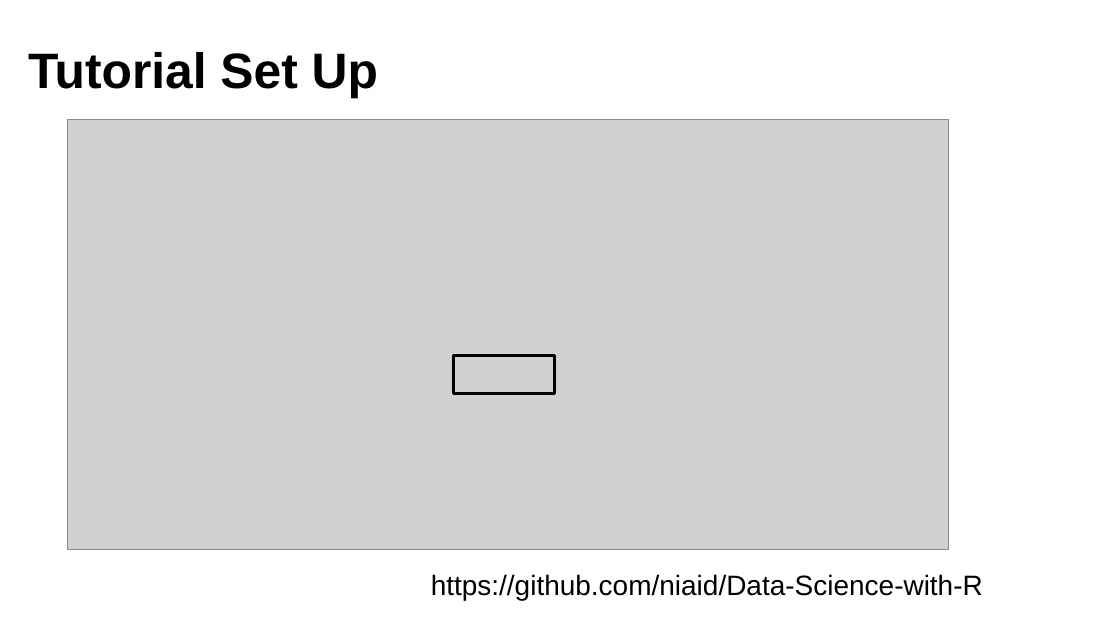
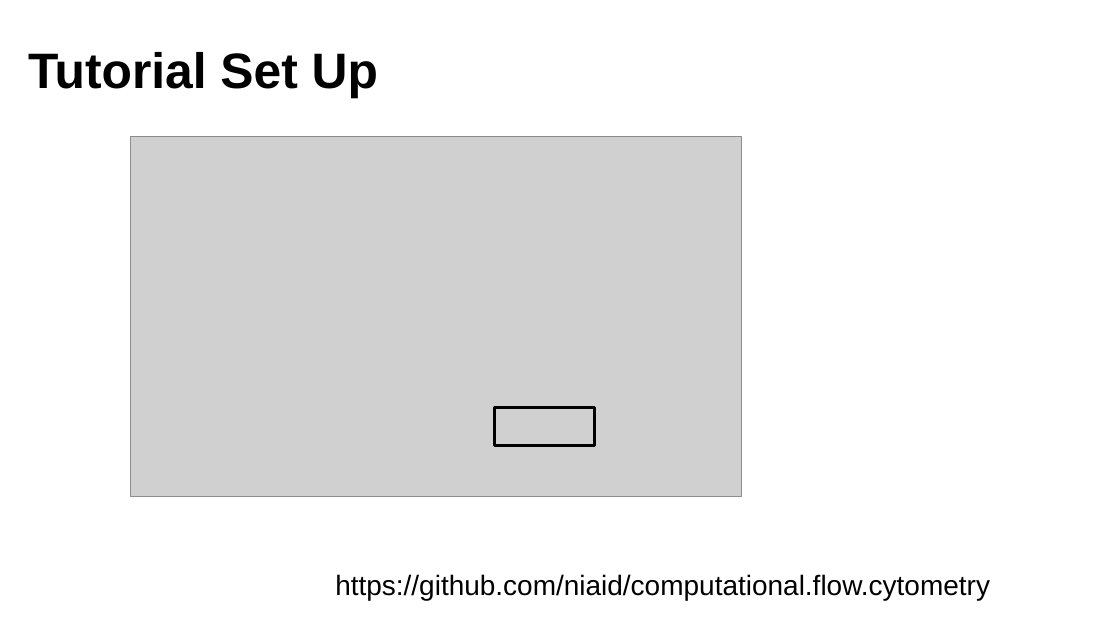
Before and after one commit to niaid/computational.flow.cytometry, a slide deck: slide 16 of Introduction to Computational Flow Cytometry in R.pptx. Drawn at 1120x630 pixels with LibreOffice and Linux fonts; fonts in the diff are those of the drawing; grey boxes stand for pictures; background and template pictures are left out. Boxes give left, top, right and bottom in pixels: in the first picture for what was removed or moved away, otherwise in the second. Text is boxed around its words. In the diff, an @@ line names an element or a change of style, - is before the commit and + after.

```diff
--- a/Introduction to Computational Flow Cytometry in R.pptx
+++ b/Introduction to Computational Flow Cytometry in R.pptx
@@ picture: place and size @@
-picture at [67, 120, 949, 550]
+picture at [131, 137, 743, 496]
@@ rectangle: place and size @@
-rectangle at [454, 355, 554, 393]
+rectangle at [494, 408, 595, 446]
@@ text at [335, 574, 990, 600]: text changed @@
-https://github.com/niaid/Data-Science-with-R
+https://github.com/niaid/computational.flow.cytometry
```
Also in this commit, not shown: 4 other slides changed, 2 other files.
